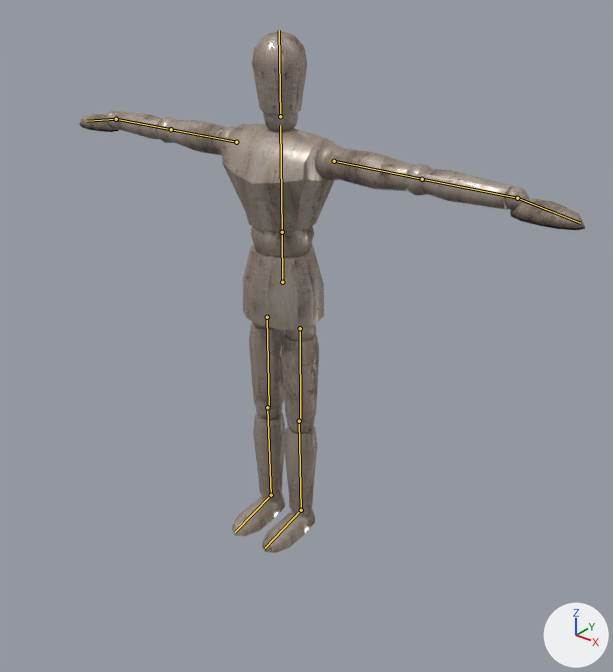
A saved change to the FBX model Assets/Models/MC.fbx.
Camera for both pictures: a 50 mm lens placed at (0.754, -0.892, 0.902), pointed at (0.086, -0.057, 0.384). Lighting does not change. The marker at lower right points along +X, +Y and +Z. The older version comes first. The bones that change, and the others that lie on the model, are drawn over the model as lines.

In view in the first picture: 'Mannequin'.
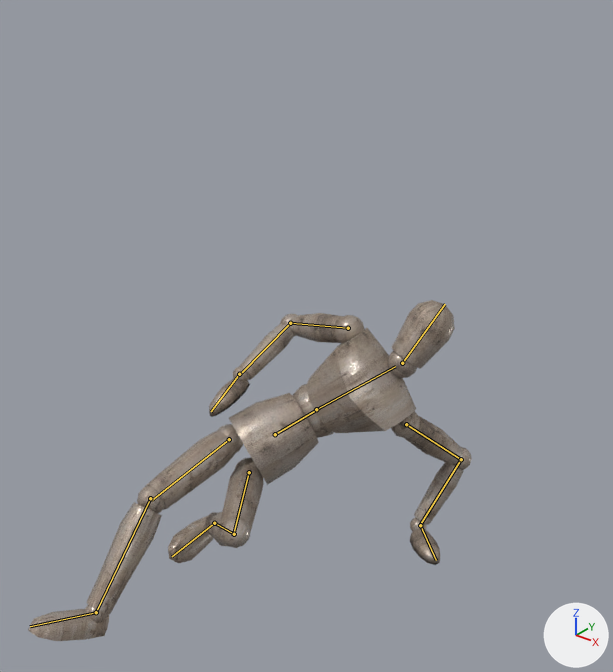
The newer file adds an action. The first version stands in its rest pose; the second is drawn at frame 2 of the action 'Armature|Slide'.

What changed in the scene script:
```text
Change bone_hip_bone:
    where bone_hip_bone = bpy.data.objects['Armature'].pose.bones['Hip_Bone']
    bone_hip_bone.location: (0.0, 0.0, 0.0) -> (-0.12, -10.08, 0.78)
    bone_hip_bone.rotation_quaternion: (1.0, 0.0, 0.0, 0.0) -> (0.776, -0.332, 0.312, -0.435)  # degrees (0, 0, 0) -> degrees (-53, 11, -64)
Change bone_spine_bone:
    where bone_spine_bone = bpy.data.objects['Armature'].pose.bones['Spine_Bone']  # child of 'Hip_Bone'
    bone_spine_bone.rotation_quaternion: (1.0, 0.0, 0.0, 0.0) -> (0.959, 0.251, -0.121, 0.044)  # degrees (0, 0, 0) -> degrees (29, -15, 1)
Change bone_head_bone:
    where bone_head_bone = bpy.data.objects['Armature'].pose.bones['Head_Bone']  # child of 'Spine_Bone'
    bone_head_bone.rotation_quaternion: (1.0, 0.0, 0.0, 0.0) -> (0.891, -0.196, 0.385, 0.14)  # degrees (0, 0, 0) -> degrees (-21, 48, 8)
Change bone_arm_upper_bone_r:
    where bone_arm_upper_bone_r = bpy.data.objects['Armature'].pose.bones['Arm_Upper_Bone_R']  # child of 'Spine_Bone'
    bone_arm_upper_bone_r.rotation_quaternion: (1.0, 0.0, 0.0, 0.0) -> (-0.308, -0.33, 0.775, -0.443)  # degrees (0, 0, 0) -> degrees (49, -130, 22)
Change bone_arm_lower_bone_r:
    where bone_arm_lower_bone_r = bpy.data.objects['Armature'].pose.bones['Arm_Lower_Bone_R']  # child of 'Arm_Upper_Bone_R'
    bone_arm_lower_bone_r.rotation_quaternion: (1.0, 0.0, 0.0, 0.0) -> (0.727, 0.0, 0.0, -0.686)  # degrees (0, 0, 0) -> degrees (0, 0, -87)
Change bone_hand_bone_r:
    where bone_hand_bone_r = bpy.data.objects['Armature'].pose.bones['Hand_Bone_R']  # child of 'Arm_Lower_Bone_R'
    bone_hand_bone_r.location: (0.0, 0.0, 0.0) -> (-0.23, -0.06, 0.1)
    bone_hand_bone_r.rotation_quaternion: (1.0, 0.0, 0.0, 0.0) -> (0.685, 0.114, 0.719, -0.039)  # degrees (0, 0, 0) -> degrees (-60, 97, -72)
Change bone_arm_upper_bone_l:
    where bone_arm_upper_bone_l = bpy.data.objects['Armature'].pose.bones['Arm_Upper_Bone_L']  # child of 'Spine_Bone'
    bone_arm_upper_bone_l.rotation_quaternion: (1.0, 0.0, 0.0, 0.0) -> (0.234, -0.154, 0.919, -0.277)  # degrees (0, 0, 0) -> degrees (38, 160, 26)
Change bone_arm_lower_bone_l:
    where bone_arm_lower_bone_l = bpy.data.objects['Armature'].pose.bones['Arm_Lower_Bone_L']  # child of 'Arm_Upper_Bone_L'
    bone_arm_lower_bone_l.rotation_quaternion: (1.0, 0.0, 0.0, 0.0) -> (0.731, 0.0, 0.0, 0.683)  # degrees (0, 0, 0) -> degrees (0, 0, 86)
Change bone_hand_bone_l:
    where bone_hand_bone_l = bpy.data.objects['Armature'].pose.bones['Hand_Bone_L']  # child of 'Arm_Lower_Bone_L'
    bone_hand_bone_l.location: (0.0, 0.0, 0.0) -> (0.14, 0.04, 0.09)
    bone_hand_bone_l.rotation_quaternion: (1.0, 0.0, 0.0, 0.0) -> (0.659, -0.464, -0.444, 0.392)  # degrees (0, 0, 0) -> degrees (-80, -13, 72)
Change bone_leg_upper_bone_l:
    where bone_leg_upper_bone_l = bpy.data.objects['Armature'].pose.bones['Leg_Upper_Bone_L']  # child of 'Hip_Bone'
    bone_leg_upper_bone_l.rotation_quaternion: (1.0, 0.0, 0.0, 0.0) -> (0.813, 0.53, 0.182, 0.158)  # degrees (0, 0, 0) -> degrees (68, 7, 27)
Change bone_leg_lower_bone_l:
    where bone_leg_lower_bone_l = bpy.data.objects['Armature'].pose.bones['Leg_Lower_Bone_L']  # child of 'Leg_Upper_Bone_L'
    bone_leg_lower_bone_l.rotation_quaternion: (1.0, 0.0, 0.0, 0.0) -> (-0.334, 0.942, 0.0, -0.032)  # degrees (0, 0, 0) -> degrees (-141, 4, 1)
Change bone_foot_bone_l:
    where bone_foot_bone_l = bpy.data.objects['Armature'].pose.bones['Foot_Bone_L']  # child of 'Leg_Lower_Bone_L'
    bone_foot_bone_l.rotation_quaternion: (1.0, 0.0, 0.0, 0.0) -> (0.919, 0.386, 0.025, -0.081)  # degrees (0, 0, 0) -> degrees (45, 6, -7)
Change bone_leg_upper_bone_r:
    where bone_leg_upper_bone_r = bpy.data.objects['Armature'].pose.bones['Leg_Upper_Bone_R']  # child of 'Hip_Bone'
    bone_leg_upper_bone_r.rotation_quaternion: (1.0, 0.0, 0.0, 0.0) -> (0.751, 0.194, 0.617, 0.135)  # degrees (0, 0, 0) -> degrees (70, 61, 65)
Change bone_leg_lower_bone_r:
    where bone_leg_lower_bone_r = bpy.data.objects['Armature'].pose.bones['Leg_Lower_Bone_R']  # child of 'Leg_Upper_Bone_R'
    bone_leg_lower_bone_r.rotation_quaternion: (1.0, 0.0, 0.0, 0.0) -> (0.963, -0.27, 0.0, 0.001)  # degrees (0, 0, 0) -> degrees (-31, 0, 0)
Change bone_foot_bone_r:
    where bone_foot_bone_r = bpy.data.objects['Armature'].pose.bones['Foot_Bone_R']  # child of 'Leg_Lower_Bone_R'
    bone_foot_bone_r.rotation_quaternion: (1.0, 0.0, 0.0, 0.0) -> (0.975, -0.119, -0.154, -0.106)  # degrees (0, 0, 0) -> degrees (-12, -19, -10)
```

Pixel boxes (x1, y1, x2, y2) of what changed, in the pictures (613 x 672 px):
'Mannequin', posed (12% narrower, 35% shorter)
    before: (80, 31, 585, 553)
    after: (28, 300, 472, 641)
bone 'Hip_Bone', root to tip
    before: (282, 282) to (282, 233)
    after: (275, 434) to (315, 410)
bone 'Spine_Bone', root to tip
    before: (282, 232) to (280, 125)
    after: (316, 409) to (395, 366)
bone 'Head_Bone', root to tip
    before: (280, 116) to (279, 30)
    after: (402, 363) to (445, 304)
bone 'Arm_Upper_Bone_R', root to tip
    before: (236, 142) to (171, 129)
    after: (348, 328) to (290, 323)
bone 'Arm_Lower_Bone_R', root to tip
    before: (171, 129) to (116, 119)
    after: (290, 323) to (240, 374)
bone 'Hand_Bone_R', root to tip
    before: (116, 119) to (87, 121)
    after: (239, 374) to (211, 411)
bone 'Arm_Upper_Bone_L', root to tip
    before: (334, 161) to (422, 179)
    after: (406, 424) to (461, 459)
bone 'Arm_Lower_Bone_L', root to tip
    before: (422, 179) to (517, 198)
    after: (461, 459) to (420, 525)
bone 'Hand_Bone_L', root to tip
    before: (517, 198) to (580, 223)
    after: (420, 525) to (436, 560)
bone 'Leg_Upper_Bone_L', root to tip
    before: (300, 328) to (300, 420)
    after: (249, 472) to (233, 536)
bone 'Leg_Lower_Bone_L', root to tip
    before: (299, 421) to (301, 510)
    after: (234, 534) to (214, 523)
bone 'Foot_Bone_L', root to tip
    before: (301, 510) to (265, 548)
    after: (214, 523) to (172, 556)
bone 'Leg_Upper_Bone_R', root to tip
    before: (267, 317) to (269, 406)
    after: (229, 439) to (151, 500)
bone 'Leg_Lower_Bone_R', root to tip
    before: (267, 407) to (271, 495)
    after: (150, 498) to (96, 612)
bone 'Foot_Bone_R', root to tip
    before: (271, 495) to (235, 532)
    after: (96, 612) to (30, 626)
